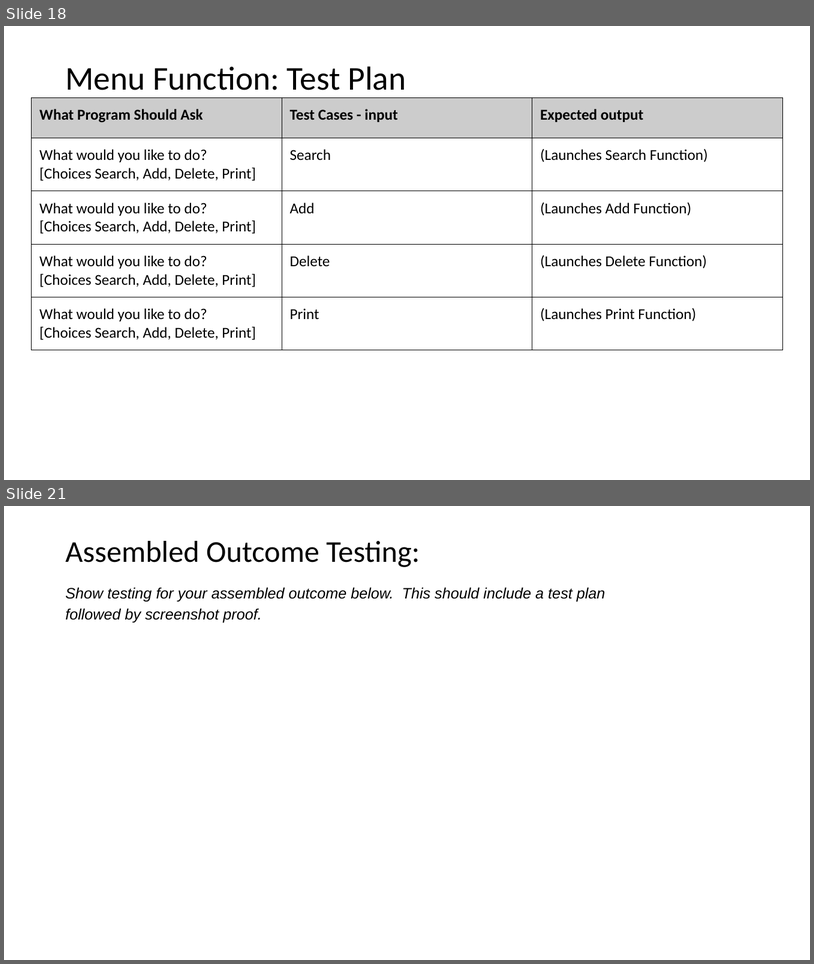
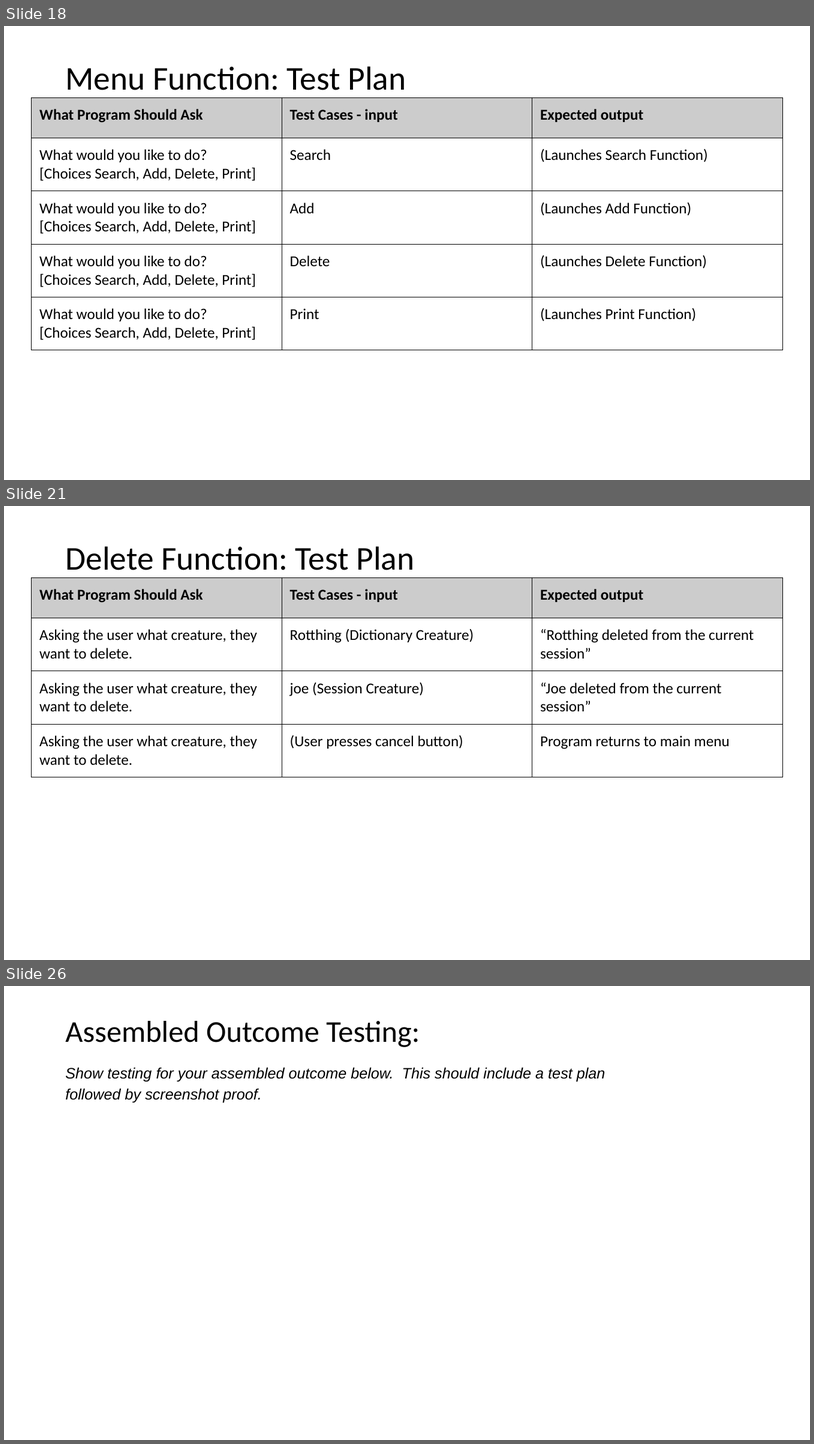
Before and after one commit to Jaxku/Assessment---Monster-Cards, a slide deck: 2.7 and 2.8 Documentation Template.pptx. Shown one above the other, each under a label of ours: slides 18 and 21 before the commit, slides 18, 21 and 26 after it; the slides between them are not shown. The pictures are 814x964 and 814x1444 pixels, drawn with LibreOffice and Linux fonts; fonts in the diff are those of the drawing. Boxes give left, top, right and bottom in pixels: in the first picture for what was removed or moved away, otherwise in the second. Text is boxed around its words. In the diff, an @@ line names an element or a change of style, - is before the commit and + after.

```diff
--- a/2.7 and 2.8 Documentation Template.pptx
+++ b/2.7 and 2.8 Documentation Template.pptx
@@ slide 21 added at [4, 506, 810, 960], background #FFFFFF @@
@@ title added at [65, 546, 414, 570], 39.6 pt, text #000000 @@
+Delete Function: Test Plan
@@ table added at [31, 577, 783, 775], 4 rows, 3 columns @@
+What Program Should Ask | Test Cases - input | Expected output
+Asking the user what creature, they want to delete. | Rotthing (Dictionary Creature) | “Rotthing deleted from the current session”
+Asking the user what creature, they want to delete. | joe (Session Creature) | “Joe deleted from the current session”
+Asking the user what creature, they want to delete. | (User presses cancel button) | Program returns to main menu
@@ what was slide 21 is now slide 26 @@
```
Also in this commit, not shown: 2 slides changed, 4 other slides added, 2 other files.
